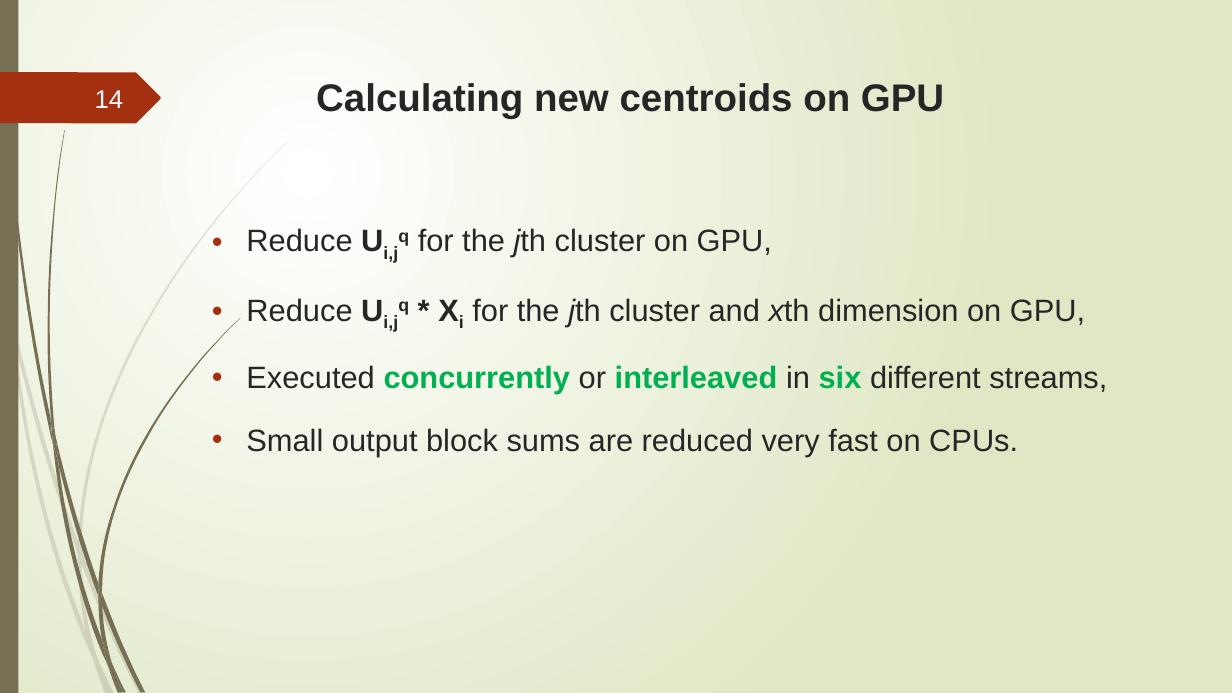
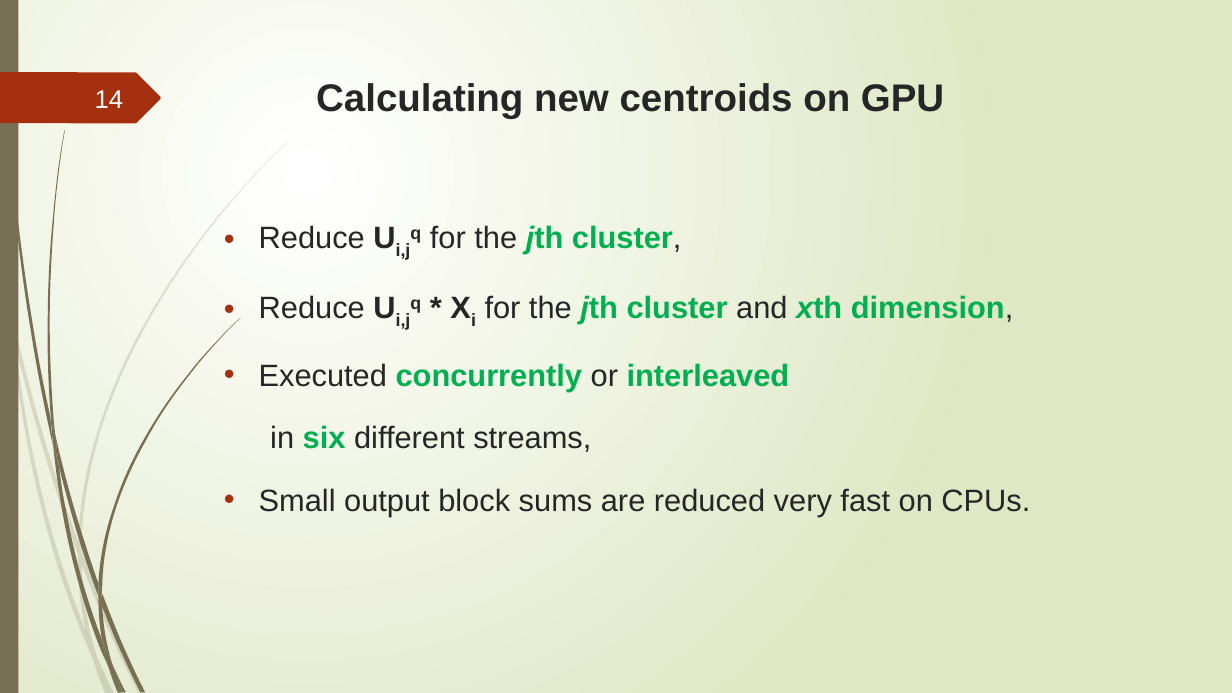
Before and after one commit to trungvdhp/master-ntou, a slide deck: slide 14 of ImageProcessing/Speeding up GFKM.pptx. Drawn at 1232x693 pixels with LibreOffice and Linux fonts; fonts in the diff are those of the drawing. Boxes give left, top, right and bottom in pixels: in the first picture for what was removed or moved away, otherwise in the second. Text is boxed around its words. In the diff, an @@ line names an element or a change of style, - is before the commit and + after.

```diff
--- a/ImageProcessing/Speeding up GFKM.pptx
+++ b/ImageProcessing/Speeding up GFKM.pptx
@@ text "Reduce Ui,jq for the jth ...": place and size @@
-text "Reduce Ui,jq for the jth ..." at <box>246,228,1107,457</box>
+text "Reduce Ui,jq for the jth ..." at <box>259,225,1030,517</box>
@@ text at <box>259,225,1014,452</box>: text changed; bold on @@
-• Reduce Ui,jq for the jth cluster on GPU,
-• Reduce Ui,jq * Xi for the jth cluster and xth dimension on GPU,
-• Executed concurrently or interleaved in six different streams,
+• Reduce Ui,jq for the jth cluster,
+• Reduce Ui,jq * Xi for the jth cluster and xth dimension,
+• Executed concurrently or interleaved
+in six different streams,
```
Also in this commit, not shown: 21 other slides changed, 1 other file.
